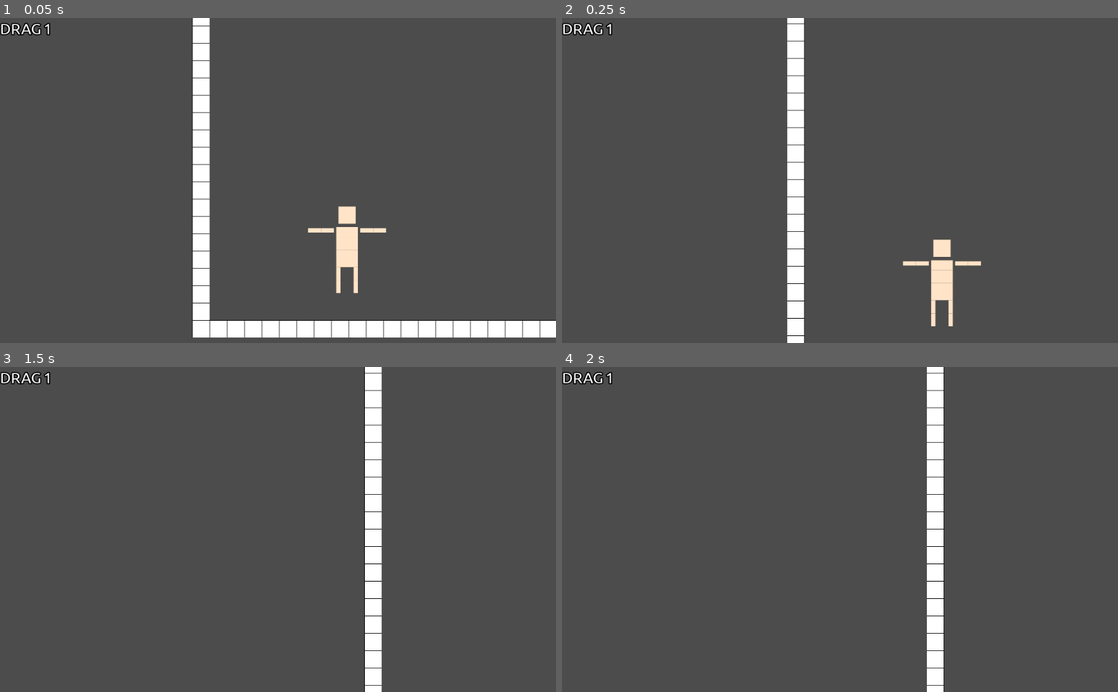
Above: before the commit, frames 1-4 (two rows, left to right).
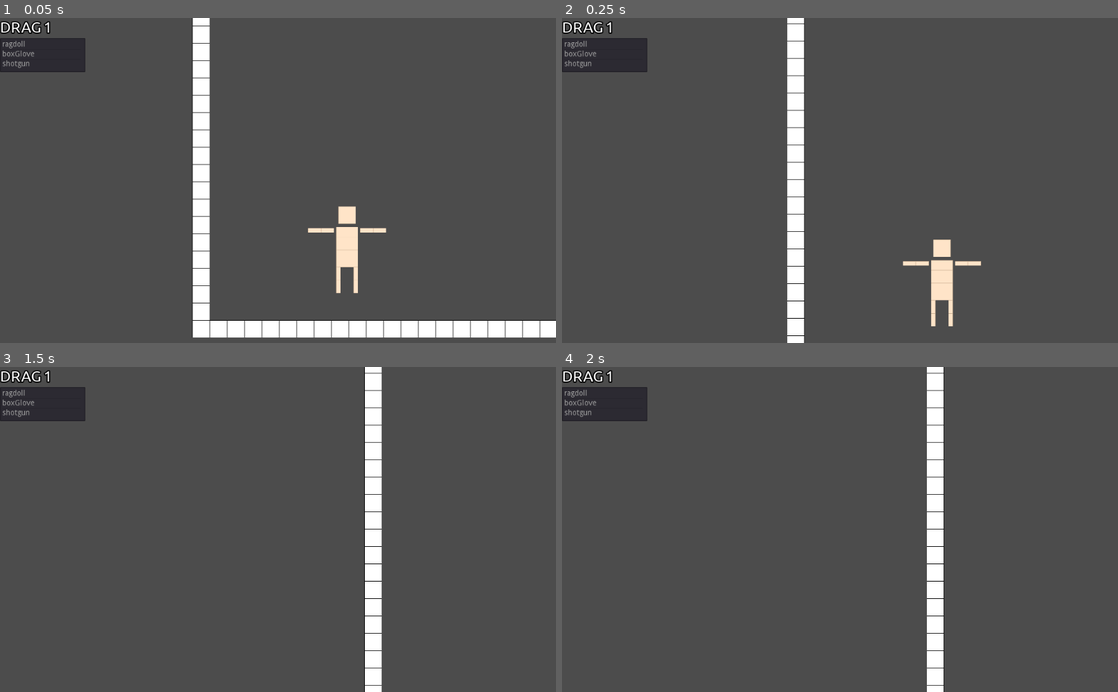
Above: after the commit, the same moments.

Repository: yuval-herman/ragdoll-game
Game: Godot game, scene res://scenes/main.tscn
Same seed, same stepped clock (60 frames per second), same inputs: the game is played once before the commit and once after it.
Inputs (mouse positions are in pixels of both pictures, inside the frame that each line leads up to):
- Up to frame 1 (0.05 s): no input
- Up to frame 2 (0.25 s): no input
- Up to frame 3 (1.5 s): tap Enter at 0.5 s; drag from (450, 669) to (333, 458) at 0.52 s; drag from (166, 545) to (250, 594) at 1.27 s
- Up to frame 4 (2 s): no input

The runs differ from the first frame. In frame 1, 1.7% of the frame differs, in the area x 0-16%, y 1-17%; in frame 2, 1.7%; in frame 3, 1.7%; in frame 4, 1.7%.

Commit message:
changed some ui

Diff:
--- a/scenes/boxGlove.tscn
+++ /dev/null
@@ -1,26 +0,0 @@
-[gd_scene load_steps=5 format=2]
-
-[ext_resource path="res://assets/boxGlove.svg" type="Texture" id=1]
-[ext_resource path="res://scripts/boxGlove.gd" type="Script" id=2]
-[ext_resource path="res://script components/draggable.tscn" type="PackedScene" id=3]
-
-[sub_resource type="PhysicsMaterial" id=1]
-bounce = 0.54
-
-[node name="boxGlove" type="RigidBody2D"]
-input_pickable = true
-mass = 30.0
-physics_material_override = SubResource( 1 )
-angular_damp = 50.0
-applied_torque = 100.0
-script = ExtResource( 2 )
-
-[node name="BoxGlove" type="Sprite" parent="."]
-scale = Vector2( 0.5, 0.5 )
-texture = ExtResource( 1 )
-
-[node name="CollisionPolygon2D" type="CollisionPolygon2D" parent="."]
-scale = Vector2( 0.5, 0.5 )
-polygon = PoolVector2Array( 115, 42.5, 21.6, 42.5, -8.9, 52.5, -63.9, 52.5, -115, 30.3, -115, -23, -95.9, -42.5, -66.9, -52.5, 115, -52.5 )
-
-[node name="draggable" parent="." instance=ExtResource( 3 )]
--- a/scenes/main.tscn
+++ b/scenes/main.tscn
@@ -69,29 +69,41 @@
 
 [node name="CanvasLayer" type="CanvasLayer" parent="."]
 
-[node name="HBoxContainer" type="HBoxContainer" parent="CanvasLayer"]
-margin_right = 40.0
-margin_bottom = 40.0
+[node name="HSplitContainer" type="HSplitContainer" parent="CanvasLayer"]
+anchor_right = 0.154
+anchor_bottom = 1.0
 
-[node name="mouseModeLable" type="Label" parent="CanvasLayer/HBoxContainer"]
-margin_top = 3.0
+[node name="VBoxContainer" type="VBoxContainer" parent="CanvasLayer/HSplitContainer"]
+margin_right = 157.696
+margin_bottom = 600.0
+
+[node name="HBoxContainer" type="HBoxContainer" parent="CanvasLayer/HSplitContainer/VBoxContainer"]
+margin_right = 157.0
+margin_bottom = 33.0
+
+[node name="mouseModeLable" type="Label" parent="CanvasLayer/HSplitContainer/VBoxContainer/HBoxContainer"]
 margin_right = 76.0
-margin_bottom = 36.0
+margin_bottom = 33.0
 custom_constants/shadow_as_outline = 1
 custom_fonts/font = SubResource( 5 )
 text = "drag"
 uppercase = true
 
-[node name="speedlabel" type="Label" parent="CanvasLayer/HBoxContainer"]
+[node name="speedlabel" type="Label" parent="CanvasLayer/HSplitContainer/VBoxContainer/HBoxContainer"]
 margin_left = 80.0
-margin_top = 3.0
 margin_right = 96.0
-margin_bottom = 36.0
+margin_bottom = 33.0
 custom_constants/shadow_as_outline = 1
 custom_fonts/font = SubResource( 5 )
 text = "1"
 uppercase = true
 
+[node name="ItemList" type="ItemList" parent="CanvasLayer/HSplitContainer/VBoxContainer"]
+margin_top = 37.0
+margin_right = 157.0
+margin_bottom = 46.0
+auto_height = true
+
 [node name="Tween" type="Tween" parent="."]
 
 [connection signal="tween_step" from="Tween" to="." method="_on_Tween_tween_step"]
--- a/scenes/shotgun.tscn
+++ /dev/null
@@ -1,22 +0,0 @@
-[gd_scene load_steps=4 format=2]
-
-[ext_resource path="res://assets/shotgun.svg" type="Texture" id=1]
-[ext_resource path="res://scripts/shotgun.gd" type="Script" id=2]
-[ext_resource path="res://script components/draggable.tscn" type="PackedScene" id=3]
-
-[node name="shotgun" type="RigidBody2D" groups=["guns"]]
-script = ExtResource( 2 )
-
-[node name="CollisionPolygon2D" type="CollisionPolygon2D" parent="."]
-rotation = 1.5708
-polygon = PoolVector2Array( 207, -18, 210, 1, 210, 34, 189.4, 34, 98.8, 12, 93, 12, -134, 11, -134, -8, -210, -8, -210, -34, 71, -34, 71, -32.6, 94.8, -18, 96.2, -18, 203, -34, 207, -34 )
-
-[node name="Shotgun" type="Sprite" parent="."]
-rotation = 1.5708
-texture = ExtResource( 1 )
-
-[node name="muzzle" type="Node2D" parent="."]
-position = Vector2( 24, -216 )
-rotation = 1.5708
-
-[node name="draggable" parent="." instance=ExtResource( 3 )]
--- a/scripts/main.gd
+++ b/scripts/main.gd
@@ -4,7 +4,7 @@
 enum MouseModes {DRAG, PIN, SPAWN, BOX}
 var mouseMode = MouseModes.DRAG
 onready var pin = preload("res://scenes/worldPin.tscn")
-onready var boxGlove = preload("res://scenes/boxGlove.tscn")
+onready var boxGlove = preload("res://scenes/items/boxGlove.tscn")
 onready var spawnObj = preload("res://scenes/ragdoll.tscn")
 var spawning = false
 const spawRate = 10 # higer is slower
@@ -20,6 +20,11 @@
 
 func _init():
 	Singleton.main = self
+
+func _ready():
+	$"CanvasLayer/HSplitContainer/VBoxContainer/ItemList".add_item("ragdoll")
+	for item in Helpers.dir_contents("res://scenes/items/"):
+		$"CanvasLayer/HSplitContainer/VBoxContainer/ItemList".add_item(item.replace('.tscn', ''))
 
 func _input(event):
 	if event.is_action_pressed("mode drag"):
@@ -98,7 +103,7 @@
 func change_mouse_mode(mode):
 	drop_held()
 	mouseMode = mode
-	$CanvasLayer/HBoxContainer/mouseModeLable.text = MouseModes.keys()[mode]
+	$"CanvasLayer/HSplitContainer/VBoxContainer/HBoxContainer/mouseModeLable".text = MouseModes.keys()[mode]
 
 func spawn_obj(Obj=spawnObj):
 	var newObj = Obj.instance()
@@ -122,14 +127,14 @@
 	time_scale *= 2
 	Engine.time_scale = time_scale
 	is_slomo = true
-	$CanvasLayer/HBoxContainer/speedlabel.text = str(Engine.time_scale)
+	$CanvasLayer/HSplitContainer/VBoxContainer/HBoxContainer/speedlabel.text = str(Engine.time_scale)
 
 func slowdown():
 	$Camera2D.smoothing_enabled = false
 	time_scale /= 2
 	Engine.time_scale = time_scale
 	is_slomo = true
-	$CanvasLayer/HBoxContainer/speedlabel.text = str(Engine.time_scale)
+	$CanvasLayer/HSplitContainer/VBoxContainer/HBoxContainer/speedlabel.text = str(Engine.time_scale)
 
 func toggle_slomo():
 	if is_slomo:
@@ -141,10 +146,10 @@
 		$Tween.interpolate_property(Engine, "time_scale", null, time_scale, 1.0)
 		$Tween.start()
 		$Camera2D.smoothing_enabled = false
-	$CanvasLayer/HBoxContainer/speedlabel.text = str(Engine.time_scale)
+	$CanvasLayer/HSplitContainer/VBoxContainer/HBoxContainer/speedlabel.text = str(Engine.time_scale)
 	is_slomo = !is_slomo
 
 
 func _on_Tween_tween_step(object, key, elapsed, value):
 	if object == Engine:
-		$CanvasLayer/HBoxContainer/speedlabel.text = str(Engine.time_scale)
+		$CanvasLayer/HSplitContainer/VBoxContainer/HBoxContainer/speedlabel.text = str(Engine.time_scale)
